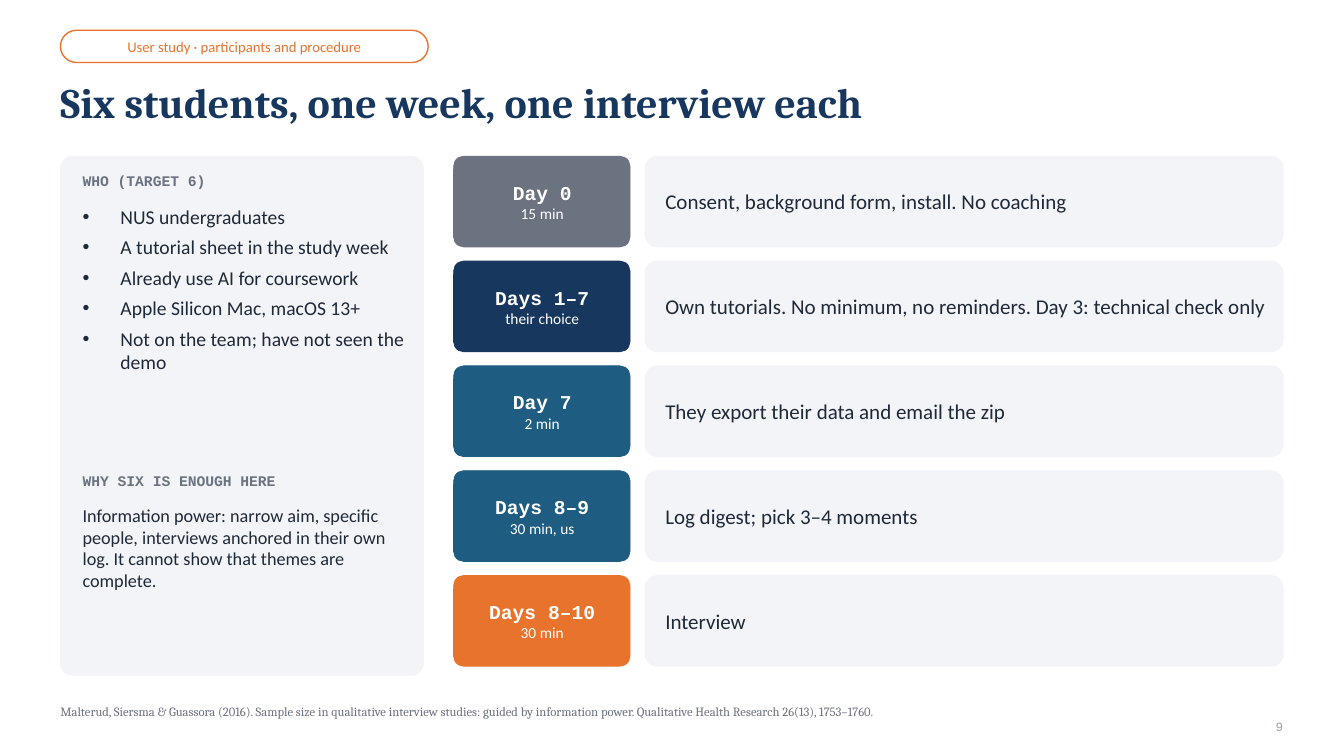
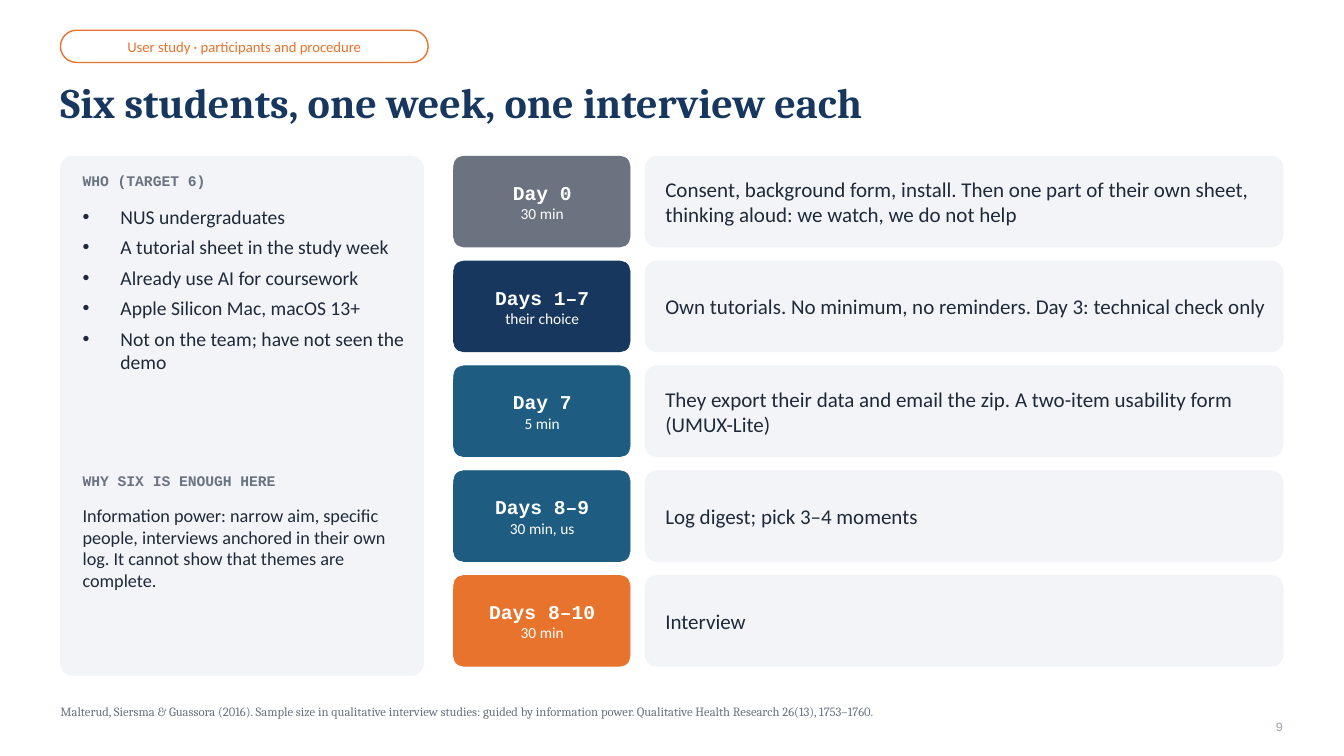
Before and after one commit to lucasisnotcool/ChatterED, a slide deck: slide 9 of docs/group/final-presentation/ChatterED_Final.pptx. Drawn at 1344x756 pixels with LibreOffice and Linux fonts; fonts in the diff are those of the drawing. Boxes give left, top, right and bottom in pixels: in the first picture for what was removed or moved away, otherwise in the second. Text is boxed around its words. In the diff, an @@ line names an element or a change of style, - is before the commit and + after.

```diff
--- a/docs/group/final-presentation/ChatterED_Final.pptx
+++ b/docs/group/final-presentation/ChatterED_Final.pptx
@@ text at (521,208,564,219): text changed @@
-15 min
+30 min
@@ text at (665,182,1248,226): text changed @@
-Consent, background form, install. No coaching
+Consent, background form, install. Then one part of their own sheet, thinking aloud: we watch, we do not help
@@ text at (525,418,560,429): text changed @@
-2 min
+5 min
@@ text at (665,392,1232,435): text changed @@
-They export their data and email the zip
+They export their data and email the zip. A two-item usability form (UMUX-Lite)
```
Also in this commit, not shown: 7 other slides changed, 1 other file.
